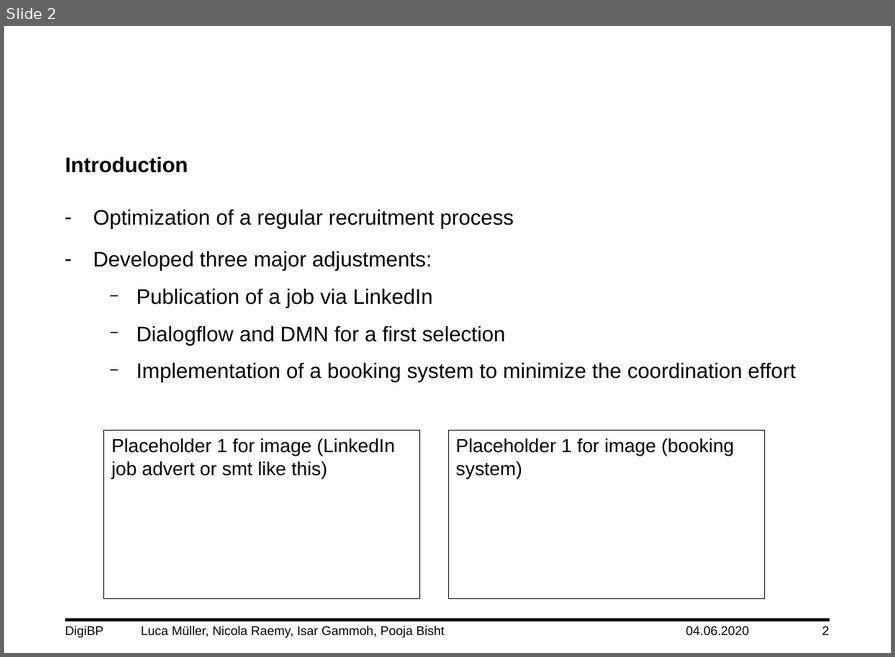
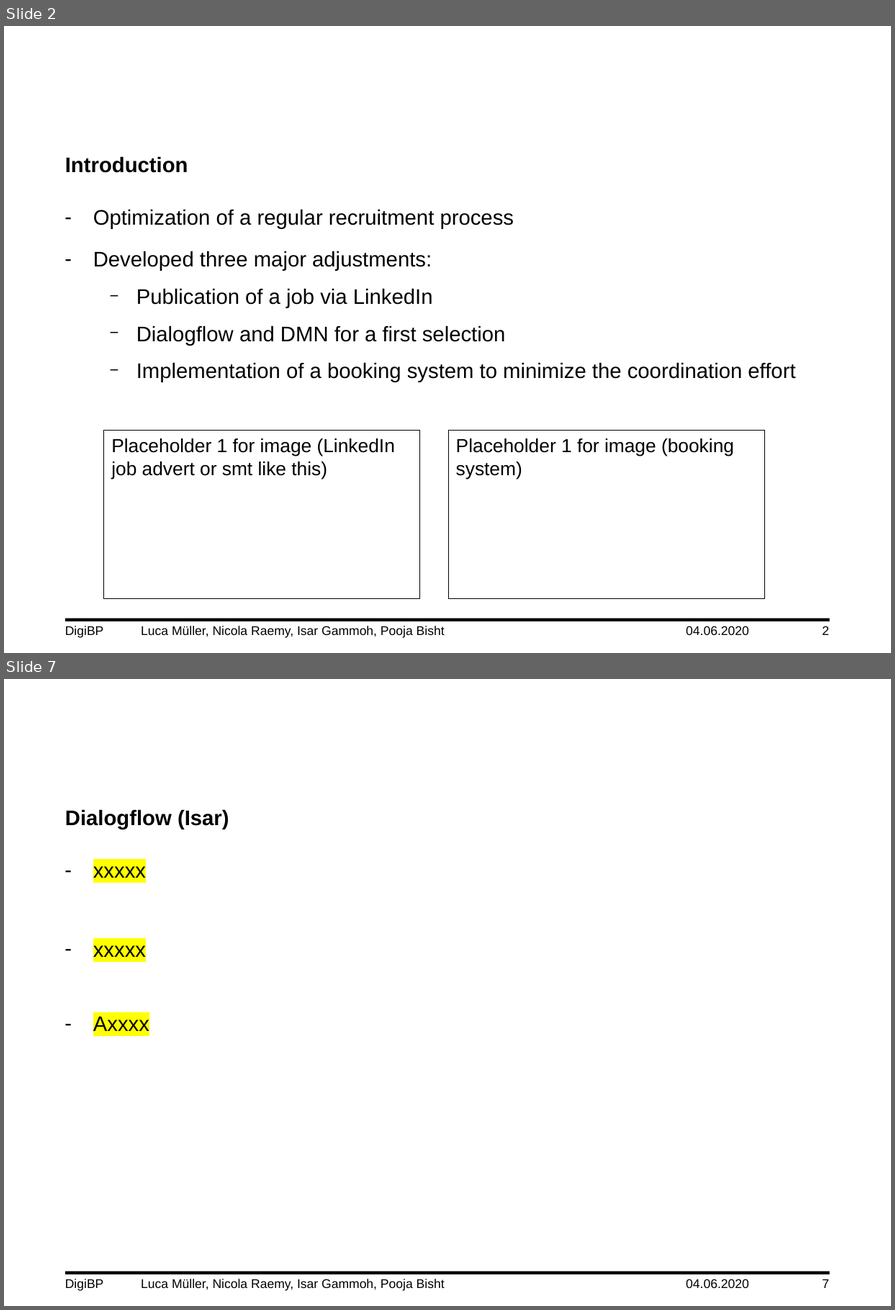
Before and after one commit to DigiBP/DigiBP_DanishBlue, a slide deck: Presentation/DigiBP_DanishBlue_Presentation_V0.3.pptx. Shown one above the other, each under a label of ours: slide 2 before the commit, slides 2 and 7 after it; the slides between them are not shown. The pictures are 895x657 and 895x1310 pixels, drawn with LibreOffice and Linux fonts; fonts in the diff are those of the drawing; background and template pictures are left out. Boxes give left, top, right and bottom in pixels: in the first picture for what was removed or moved away, otherwise in the second. Text is boxed around its words. In the diff, an @@ line names an element or a change of style, - is before the commit and + after.

```diff
--- a/Presentation/DigiBP_DanishBlue_Presentation_V0.3.pptx
+++ b/Presentation/DigiBP_DanishBlue_Presentation_V0.3.pptx
@@ slide 7 added at (4,679,891,1306), background #FFFFFF; not listed: 1 template element that a slide beside it also shows @@
@@ text added at (65,809,229,829), 20 pt, text #000000, bold @@
+Dialogflow (Isar)
@@ text added at (93,866,149,1031), 20 pt, text #000000 @@
+– xxxxx
+– xxxxx
+– Axxxx
@@ text added at (65,1279,445,1291), 12 pt, text #000000 @@
+DigiBP Luca Müller, Nicola Raemy, Isar Gammoh, Pooja Bisht
@@ text added at (686,1279,749,1288), 12 pt, text #000000 @@
+04.06.2020
@@ page number added at (822,1279,829,1288), 12 pt, text #000000 @@
+7
```
Also in this commit, not shown: 7 slides changed, 1 other slide added.
